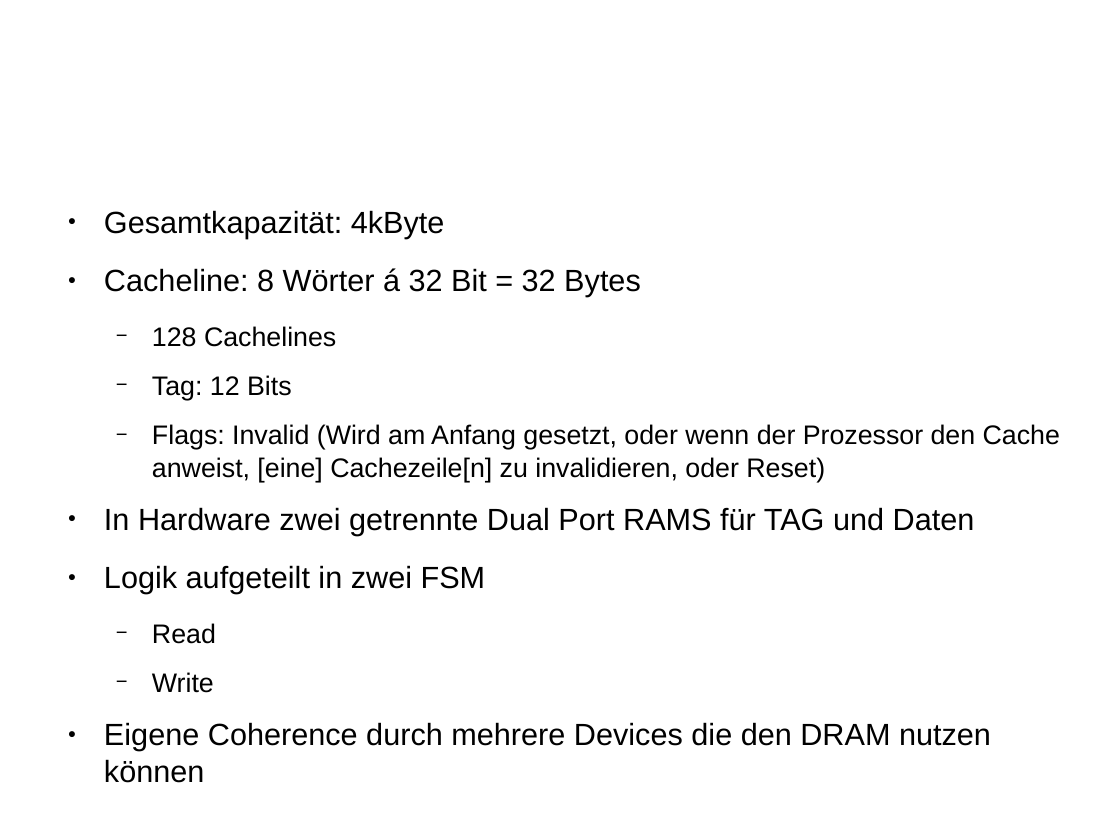
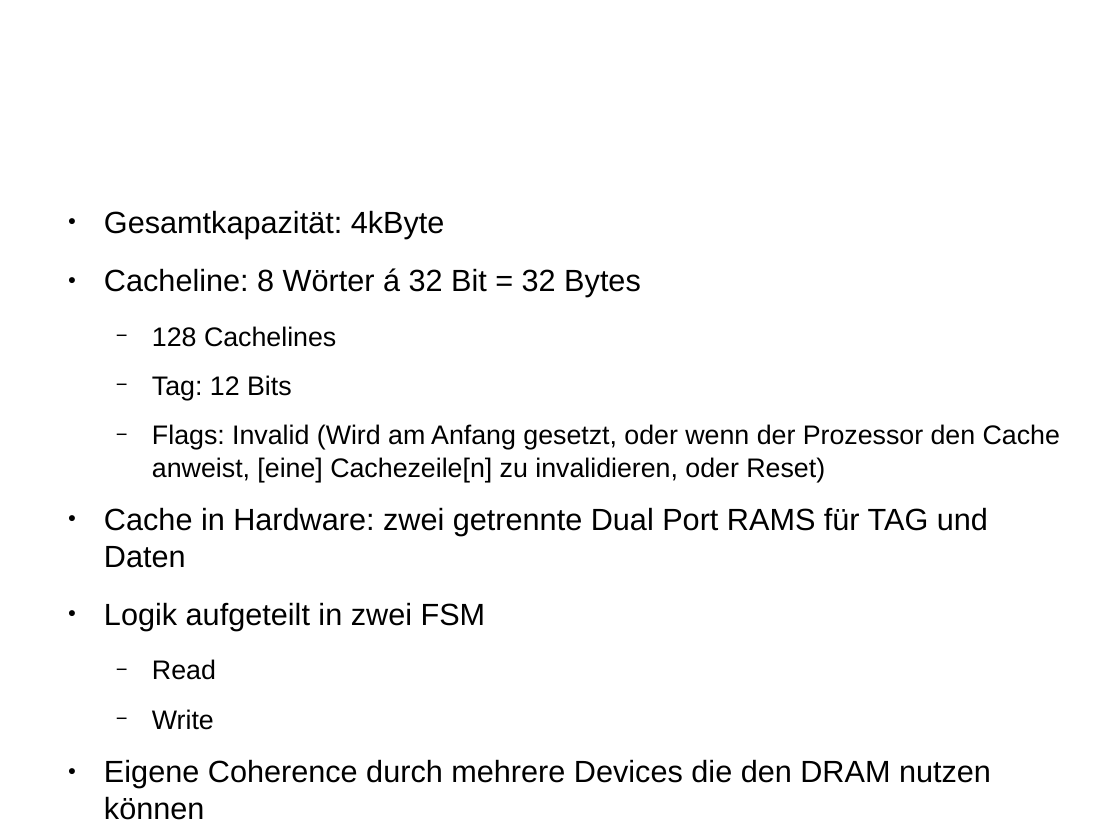
Before and after one commit to mox-mox/res, a slide deck: slide 11 of project/res-presentation.odp. Drawn at 1120x840 pixels with LibreOffice and Linux fonts; fonts in the diff are those of the drawing; background and template pictures are left out. Boxes give left, top, right and bottom in pixels: in the first picture for what was removed or moved away, otherwise in the second. Text is boxed around its words. In the diff, an @@ line names an element or a change of style, - is before the commit and + after.

```diff
--- a/project/res-presentation.odp
+++ b/project/res-presentation.odp
@@ text at box(104, 507, 988, 568): text changed @@
-● In Hardware zwei getrennte Dual Port RAMS für TAG und Daten
+● Cache in Hardware: zwei getrennte Dual Port RAMS für TAG und Daten
```
Also in this commit, not shown: 8 other slides changed, 1 other file.
